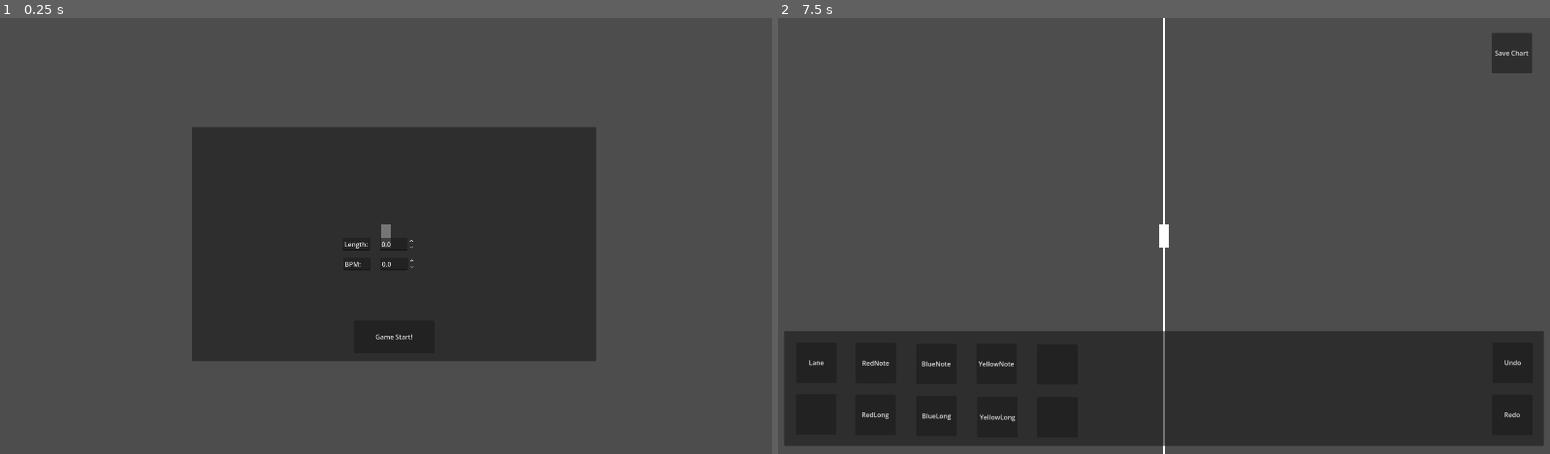
Above: before the commit, frames 1-2 (left to right).
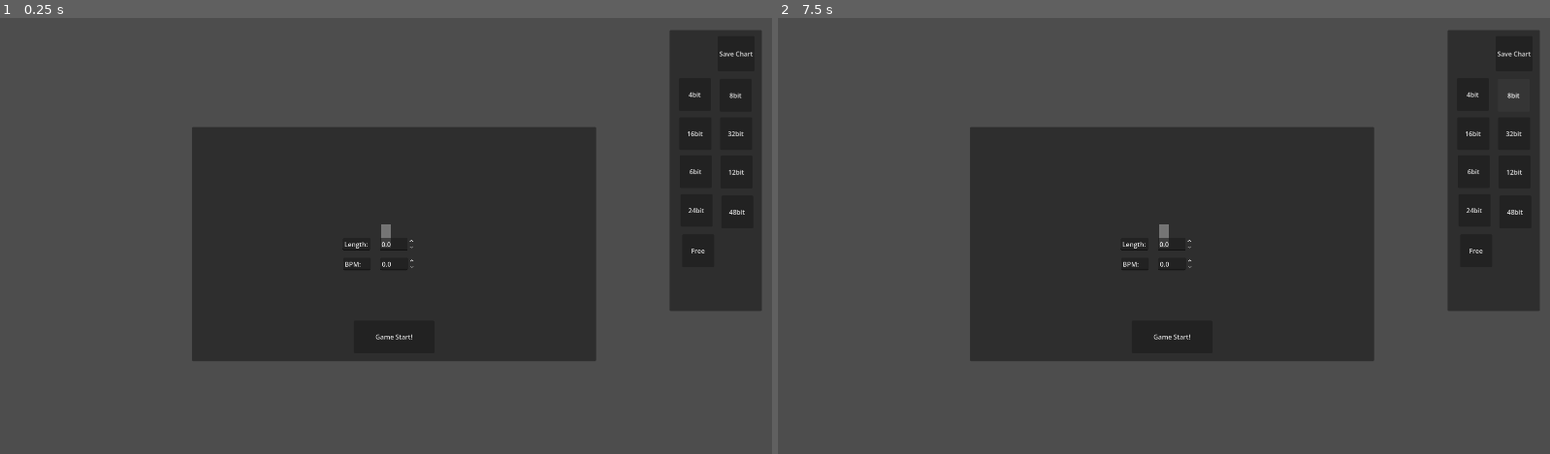
Above: after the commit, the same moments.

Repository: junu192857/Vexatonic-dash-2
Game: Godot game, scene res://Scenes/Editor.tscn
The game is run twice, just before and just after one commit, with the same random seed, the same clock (stepped at 60 frames per second) and the same inputs. This scene is started directly instead of the project's main scene.
Inputs (mouse positions are in pixels of both pictures, inside the frame that each line leads up to):
- Up to frame 1 (0.25 s): no input
- Up to frame 2 (7.5 s): click (1511, 52) at 0.5 s, where only the run after the commit has a clickable "Save Chart"; click (1511, 135) at 1.25 s, where only the run after the commit has a clickable "32bit"; click (1472, 249) at 2 s, where only the run after the commit has a clickable "Free"; click (1519, 209) at 2.75 s, where only the run after the commit has a clickable "48bit"; click (1472, 209) at 3.5 s, where only the run after the commit has a clickable "24bit"; click (1472, 170) at 4.25 s, where only the run after the commit has a clickable "6bit"; click (1511, 170) at 5 s, where only the run after the commit has a clickable "12bit"; click (1472, 96) at 5.75 s, where only the run after the commit has a clickable "4bit"; click (1472, 135) at 6.5 s, where only the run after the commit has a clickable "16bit"; click "Game Start!" (after the commit: "8bit") at 7.25 s

The runs differ from the first frame. In frame 1, 7.5% of the frame differs, in the area x 86-99%, y 2-68%; in frame 2, 53%, in the area x 0-100%, y 0-100%.

Commit message:
bit button added

Diff:
--- a/vexatonic-dash-2/Scenes/Editor.tscn
+++ b/vexatonic-dash-2/Scenes/Editor.tscn
@@ -153,14 +153,6 @@
 pivot_offset = Vector2(0, 120)
 toggle_mode = true
 button_group = SubResource("ButtonGroup_dfuwn")
-
-[node name="SaveButton" type="Button" parent="CanvasLayer/NoteSelectorPanel" unique_id=377710792]
-layout_mode = 0
-offset_left = 1751.0
-offset_top = -739.0
-offset_right = 1851.0
-offset_bottom = -639.0
-text = "Save Chart"
 
 [node name="InitialPanel" type="Panel" parent="CanvasLayer" unique_id=281739446]
 anchors_preset = -1
@@ -236,6 +228,96 @@
 offset_bottom = 30.5
 text = "BPM:"
 
+[node name="SettingPanel" type="Panel" parent="CanvasLayer" unique_id=955210483]
+anchors_preset = -1
+anchor_left = 0.85
+anchor_right = 1.0
+anchor_bottom = 0.7
+offset_left = 30.0
+offset_top = 30.0
+offset_right = -30.0
+offset_bottom = -30.0
+
+[node name="SaveButton" type="Button" parent="CanvasLayer/SettingPanel" unique_id=377710792]
+layout_mode = 0
+offset_left = 119.0
+offset_top = 15.0
+offset_right = 210.0
+offset_bottom = 102.0
+text = "Save Chart"
+
+[node name="Button4" type="Button" parent="CanvasLayer/SettingPanel" unique_id=712316614]
+layout_mode = 0
+offset_left = 125.0
+offset_top = 216.0
+offset_right = 204.0
+offset_bottom = 297.0
+text = "32bit"
+
+[node name="Button9" type="Button" parent="CanvasLayer/SettingPanel" unique_id=1945090177]
+layout_mode = 0
+offset_left = 31.0
+offset_top = 506.0
+offset_right = 110.0
+offset_bottom = 587.0
+text = "Free"
+
+[node name="Button8" type="Button" parent="CanvasLayer/SettingPanel" unique_id=1357179055]
+layout_mode = 0
+offset_left = 128.0
+offset_top = 410.0
+offset_right = 207.0
+offset_bottom = 491.0
+text = "48bit"
+
+[node name="Button7" type="Button" parent="CanvasLayer/SettingPanel" unique_id=1021605455]
+layout_mode = 0
+offset_left = 27.0
+offset_top = 406.0
+offset_right = 106.0
+offset_bottom = 487.0
+text = "24bit"
+
+[node name="Button5" type="Button" parent="CanvasLayer/SettingPanel" unique_id=299326015]
+layout_mode = 0
+offset_left = 25.0
+offset_top = 310.0
+offset_right = 104.0
+offset_bottom = 391.0
+text = "6bit"
+
+[node name="Button6" type="Button" parent="CanvasLayer/SettingPanel" unique_id=80114778]
+layout_mode = 0
+offset_left = 126.0
+offset_top = 311.0
+offset_right = 205.0
+offset_bottom = 392.0
+text = "12bit"
+
+[node name="Button2" type="Button" parent="CanvasLayer/SettingPanel" unique_id=1236208991]
+layout_mode = 0
+offset_left = 23.0
+offset_top = 119.0
+offset_right = 102.0
+offset_bottom = 200.0
+text = "4bit"
+
+[node name="Button3" type="Button" parent="CanvasLayer/SettingPanel" unique_id=336537621]
+layout_mode = 0
+offset_left = 24.0
+offset_top = 216.0
+offset_right = 103.0
+offset_bottom = 297.0
+text = "16bit"
+
+[node name="Button" type="Button" parent="CanvasLayer/SettingPanel" unique_id=1637119483]
+layout_mode = 0
+offset_left = 124.0
+offset_top = 121.0
+offset_right = 203.0
+offset_bottom = 202.0
+text = "8bit"
+
 [connection signal="pressed" from="CanvasLayer/NoteSelectorPanel/Button6" to="." method="_on_select_mode" binds= [6]]
 [connection signal="pressed" from="CanvasLayer/NoteSelectorPanel/Button4" to="." method="_on_select_mode" binds= [5]]
 [connection signal="pressed" from="CanvasLayer/NoteSelectorPanel/Button3" to="." method="_on_select_mode" binds= [4]]
